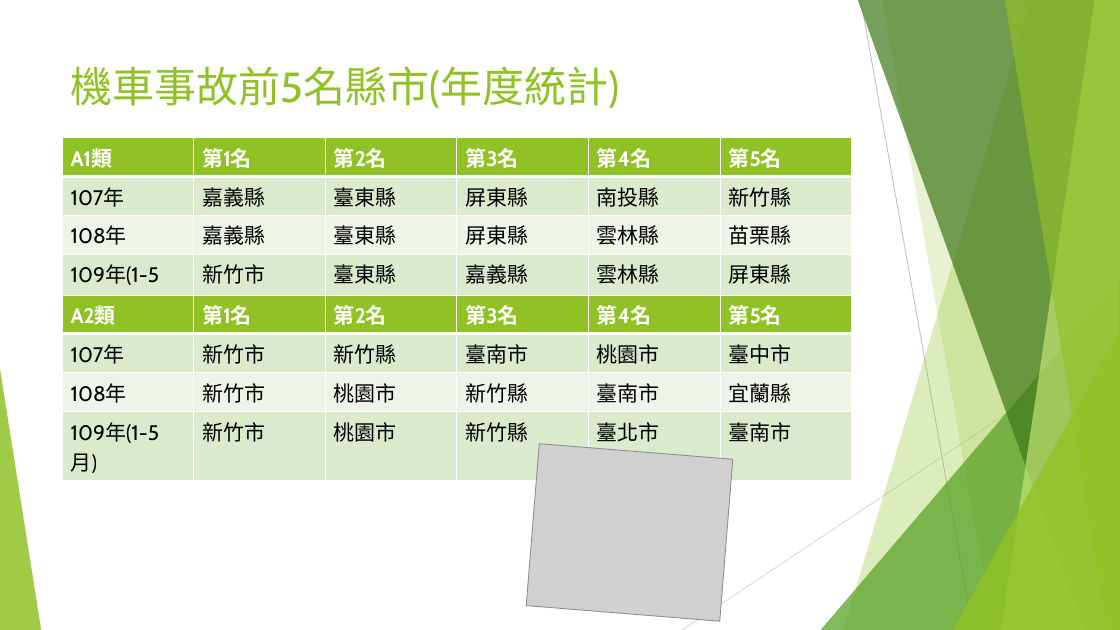
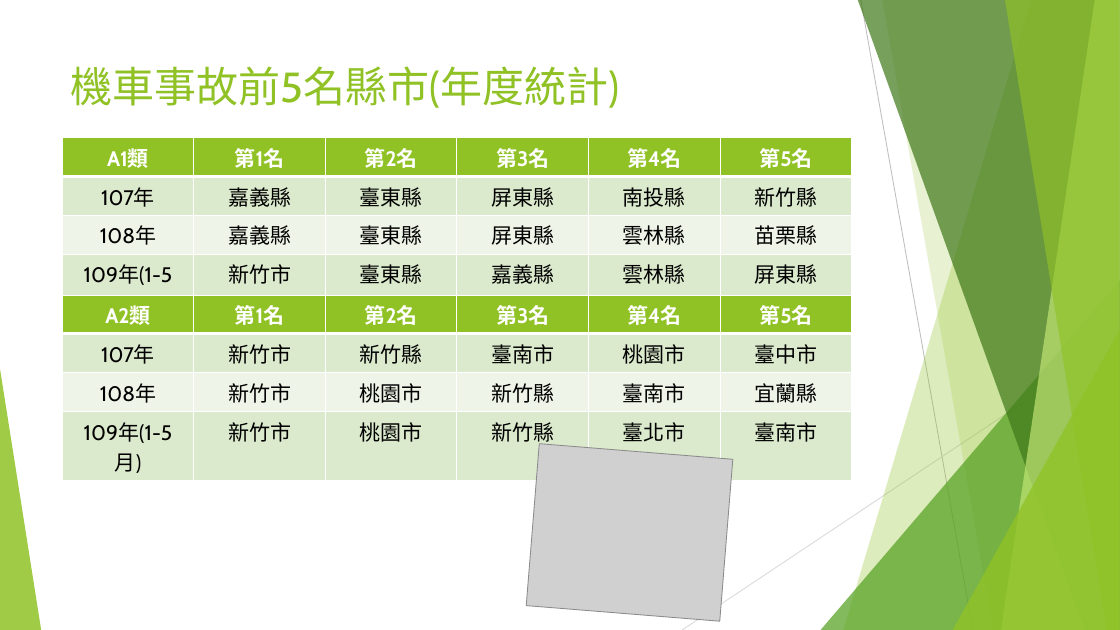
Before and after one commit to ooxx2500/python-sql-for-test, a slide deck: slide 10 of python/專題報告/專題報告-台灣交通事故.pptx. Drawn at 1120x630 pixels with LibreOffice and Linux fonts; fonts in the diff are those of the drawing; grey boxes stand for pictures. Boxes give left, top, right and bottom in pixels: in the first picture for what was removed or moved away, otherwise in the second. Text is boxed around its words. In the diff, an @@ line names an element or a change of style, - is before the commit and + after.

```diff
--- a/python/專題報告/專題報告-台灣交通事故.pptx
+++ b/python/專題報告/專題報告-台灣交通事故.pptx
@@ table at [62, 138, 854, 289] @@
@@ alignment left to centre @@
@@ table at [62, 295, 854, 449] @@
@@ alignment left to centre @@
```
Also in this commit, not shown: 7 other slides changed, 5 other files.
